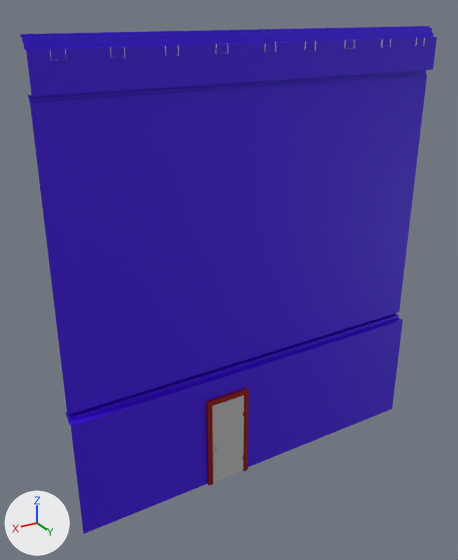
An edit to the FBX model Assets/Props/Room_pieces/Doors/ExtDoors/Prop_WallExtDoor_02.fbx, drawn before and after from the same camera.
Camera for both pictures: a camera (50 mm lens) standing at (-3.37, 10.54, 10.4) and looking at (-9.92, -0.39, 4.94). Every picture has the same lights, and +X, +Y and +Z are marked at lower left. Where no turn or scale is listed for an object, it has been applied to the vertices.

Script lines for the objects in view, before the commit:
```python
me_mesh = bpy.data.meshes.new('Mesh')
me_mesh.from_pydata(...)  # 124 vertices, 59 faces; spans x -4.51..4.51, y -0.15..0.15, z -5.01..5.01
# faces by material slot: [23, 36]
me_mesh.materials.append(mat_lambert6)  # purple #3d00db
me_mesh.materials.append(mat_lambert1)  # grey #bcbcbc
me_mesh_001 = bpy.data.meshes.new('Mesh.001')
me_mesh_001.from_pydata(...)  # 112 vertices, 106 faces; spans x -1.08..0.0, y -0.02..0.14, z 0.0..2.32
me_mesh_001.materials.append(mat_lambert3)  # red #930000
me_mesh_002 = bpy.data.meshes.new('Mesh.002')
me_mesh_002.from_pydata(...)  # 50 vertices, 55 faces; spans x 0.0..0.85, y -0.1..0.02, z -1.09..1.09
me_mesh_002.materials.append(mat_lambert7)  # grey #bcbcbc
ob_door = bpy.data.objects.new('Door', me_mesh_002)
ob_door.location = (-10.06, 0.07, 1.11)
ob_door_frame = bpy.data.objects.new('Door_Frame', me_mesh_001)
ob_door_frame.location = (-9.09, -0.04, 0.0)
ob_propwallextdoor_02 = bpy.data.objects.new('PropWallExtDoor_02', me_mesh)
ob_propwallextdoor_02.location = (-10.55, -0.12, 5.01)
```
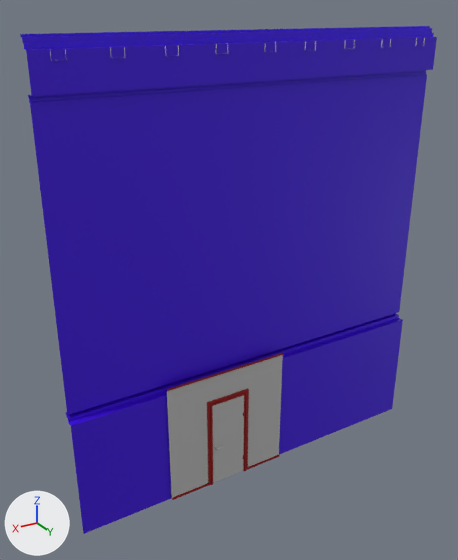
Location of each change, [x1, y1, x2, y2] in pixels of the pictures (458 x 560 px):
'Door_FrameInt', added
    after: [167, 353, 283, 500]
    faces in mat_lambert_door_wallint3x4 (grey #bcbcbc): [167, 355, 283, 498]
    faces in mat_lambert9 (red #930000): [167, 353, 283, 500]

What changed in the scene script:
```text
Add mat_lambert9:
    mat_lambert9 = principled_material('lambert9')
    mat_lambert9.base_color = (0.292, 0.0, 0.0)  # red #930000
Add mat_lambert_door_wallint3x4:
    mat_lambert_door_wallint3x4 = principled_material('lambert_Door_Wallint3x4')
    mat_lambert_door_wallint3x4.base_color = (0.5, 0.5, 0.5)  # grey #bcbcbc
Add me_mesh_001_1:
    me_mesh_001_1.from_pydata([(0.0, -0.02, 0.05), (3.0, -0.02, 0.05), (0.0, -0.02, 2.95), (3.0, -0.02, 2.95), (0.0, 0.0, 0.05), (3.0, 0.0, 0.05), (3.0, 0.0, 0.0), (0.0, 0.0, 0.0), (0.0, 0.01, 3.0), (3.0, 0.01, 3.0), (3.0, 0.01, 2.95), (0.0, 0.01, 2.95), (1.07, 0.0, 0.0), (1.07, 0.0, 0.05), (1.07, -0.02, 0.05), (1.07, -0.02, 2.21), (1.93, -0.02, 2.21), (1.93, -0.02, 0.05), (1.93, 0.0, 0.05), (1.93, 0.0, 0.0)], [], [(4, 13, 12, 7), (0, 14, 13, 4), (2, 15, 14, 0), (3, 2, 11, 10), (8, 9, 10, 11), (2, 3, 16, 15), (17, 16, 3, 1), (18, 17, 1, 5), (19, 18, 5, 6)])
    for i in [2, 5, 6]: me_mesh_001_1.polygons[i].material_index = 1
    me_mesh_001_1.materials.append(mat_lambert9)  # red #930000
    me_mesh_001_1.materials.append(mat_lambert_door_wallint3x4)  # grey #bcbcbc
Add ob_door_frameint:
    ob_door_frameint = bpy.data.objects.new('Door_FrameInt', me_mesh_001_1)
    ob_door_frameint.location = (-11.13, 0.07, 0.0)
```
